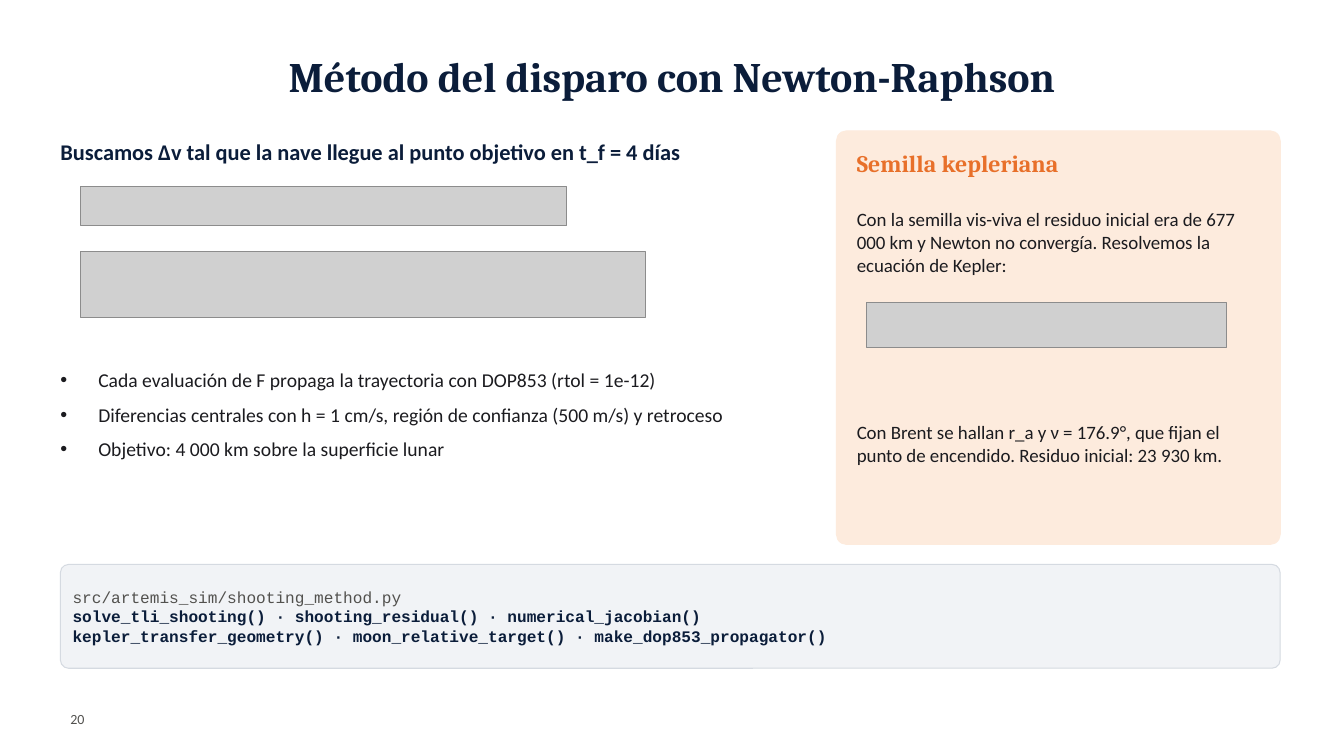
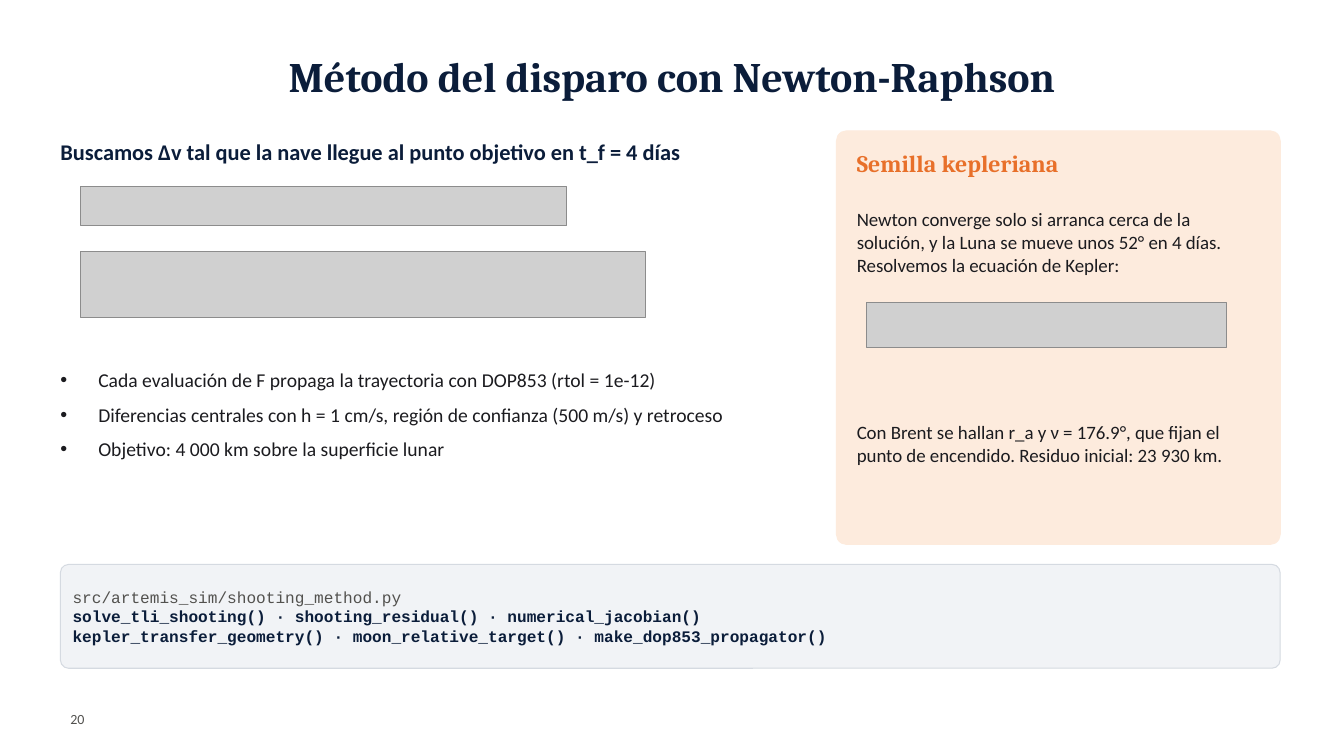
Before and after one commit to Mayday3003/ArtemisIV-flight-dynamics, a slide deck: slide 20 of docs/presentation/Artemis_IV_UdeM.pptx. Drawn at 1344x756 pixels with LibreOffice and Linux fonts; fonts in the diff are those of the drawing; grey boxes stand for pictures; background and template pictures are left out. Boxes give left, top, right and bottom in pixels: in the first picture for what was removed or moved away, otherwise in the second. Text is boxed around its words. In the diff, an @@ line names an element or a change of style, - is before the commit and + after.

```diff
--- a/docs/presentation/Artemis_IV_UdeM.pptx
+++ b/docs/presentation/Artemis_IV_UdeM.pptx
@@ text at [857, 213, 1221, 275]: text changed @@
-Con la semilla vis-viva el residuo inicial era de 677 000 km y Newton no convergía. Resolvemos la ecuación de Kepler:
+Newton converge solo si arranca cerca de la solución, y la Luna se mueve unos 52° en 4 días. Resolvemos la ecuación de Kepler:
```
Also in this commit, not shown: 4 other slides changed, 1 slide added, 2 slides removed, 2 other files.
